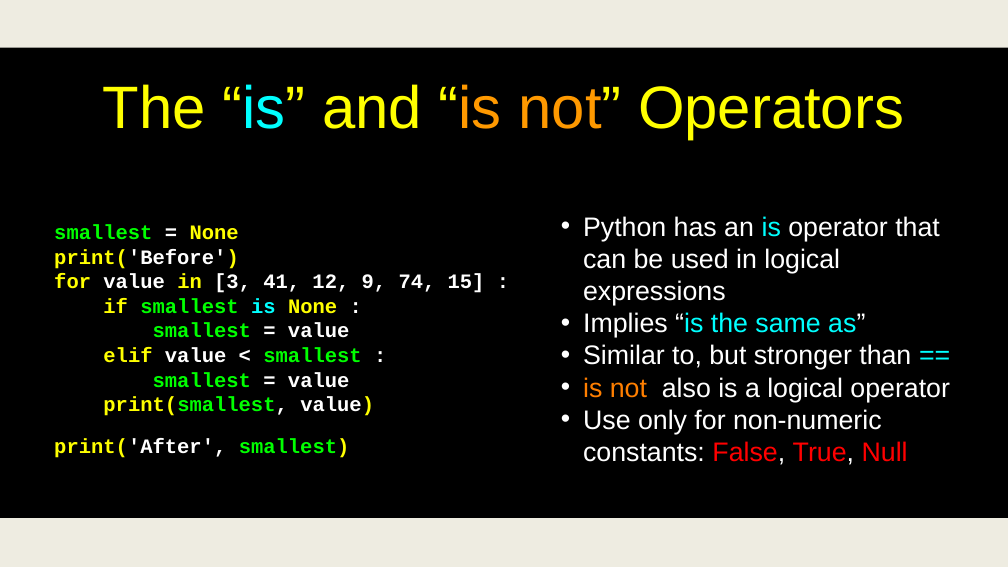
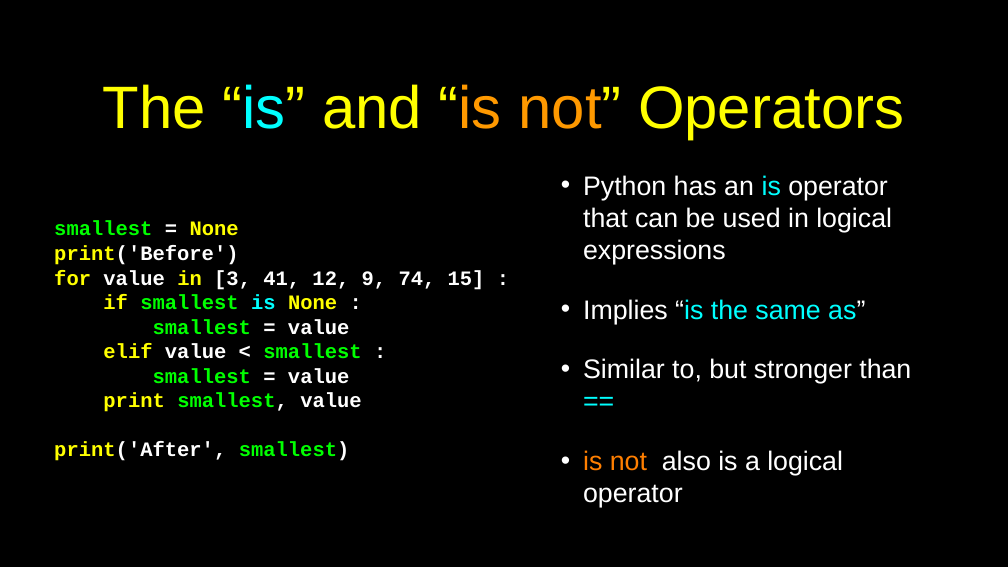
Before and after one commit to csev/py4e, a slide deck: slide 50 of lectures3/Pythonlearn-05-Iterations.pptx. Drawn at 1008x567 pixels with LibreOffice and Linux fonts; fonts in the diff are those of the drawing. Boxes give left, top, right and bottom in pixels: in the first picture for what was removed or moved away, otherwise in the second. Text is boxed around its words. In the diff, an @@ line names an element or a change of style, - is before the commit and + after.

```diff
--- a/lectures3/Pythonlearn-05-Iterations.pptx
+++ b/lectures3/Pythonlearn-05-Iterations.pptx
@@ rectangle removed at (x1=0, y1=0, x2=1008, y2=48) @@
@@ text at (x1=54, y1=245, x2=350, y2=461): text colour #FFFF00 to #FFFFFF in "print('Before')", "print('After', smallest)" @@
@@ text at (x1=583, y1=299, x2=911, y2=507): more space between paragraphs @@
@@ text at (x1=103, y1=393, x2=361, y2=412): text changed @@
-print(smallest, value)
+print smallest, value
@@ text at (x1=583, y1=409, x2=908, y2=465): paragraph removed @@
-• Use only for non-numeric constants: False, True, Null
@@ rectangle at (x1=0, y1=518, x2=1008, y2=567): fill #EEECE1 to #000000 @@
```
Also in this commit, not shown: 51 other slides changed.
